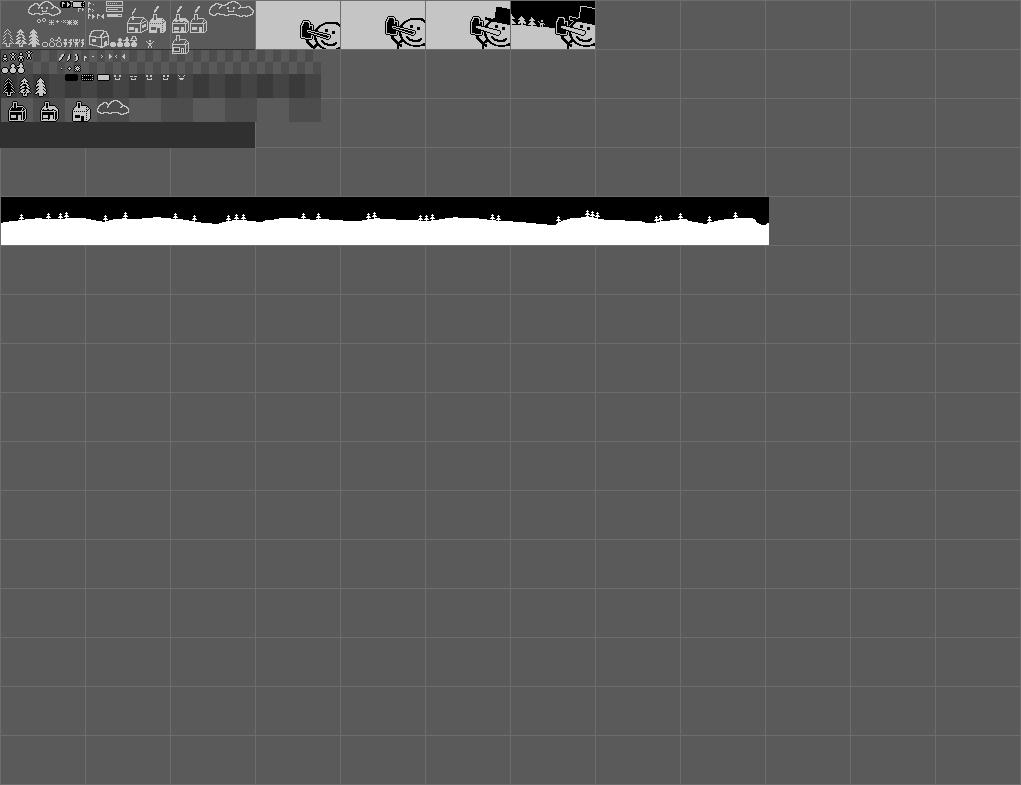
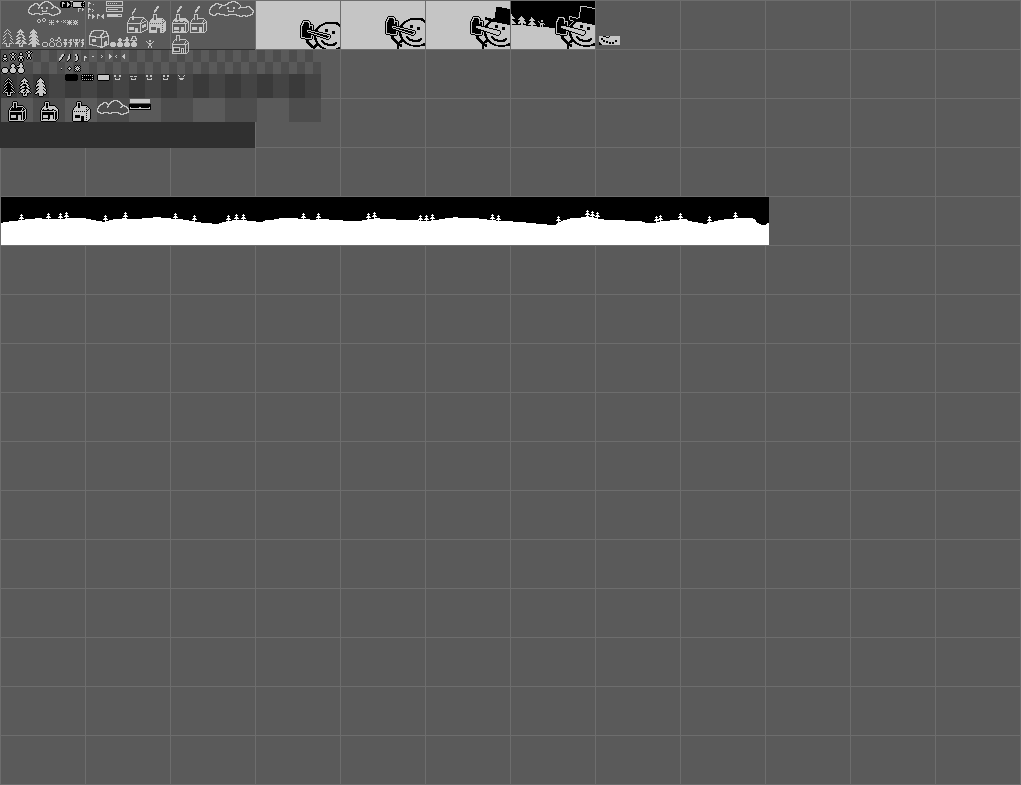
Before/after of a 1021 x 785 layered artwork. What changed in the layer stack:
painted on "Layer" over [129, 36, 620, 110]
